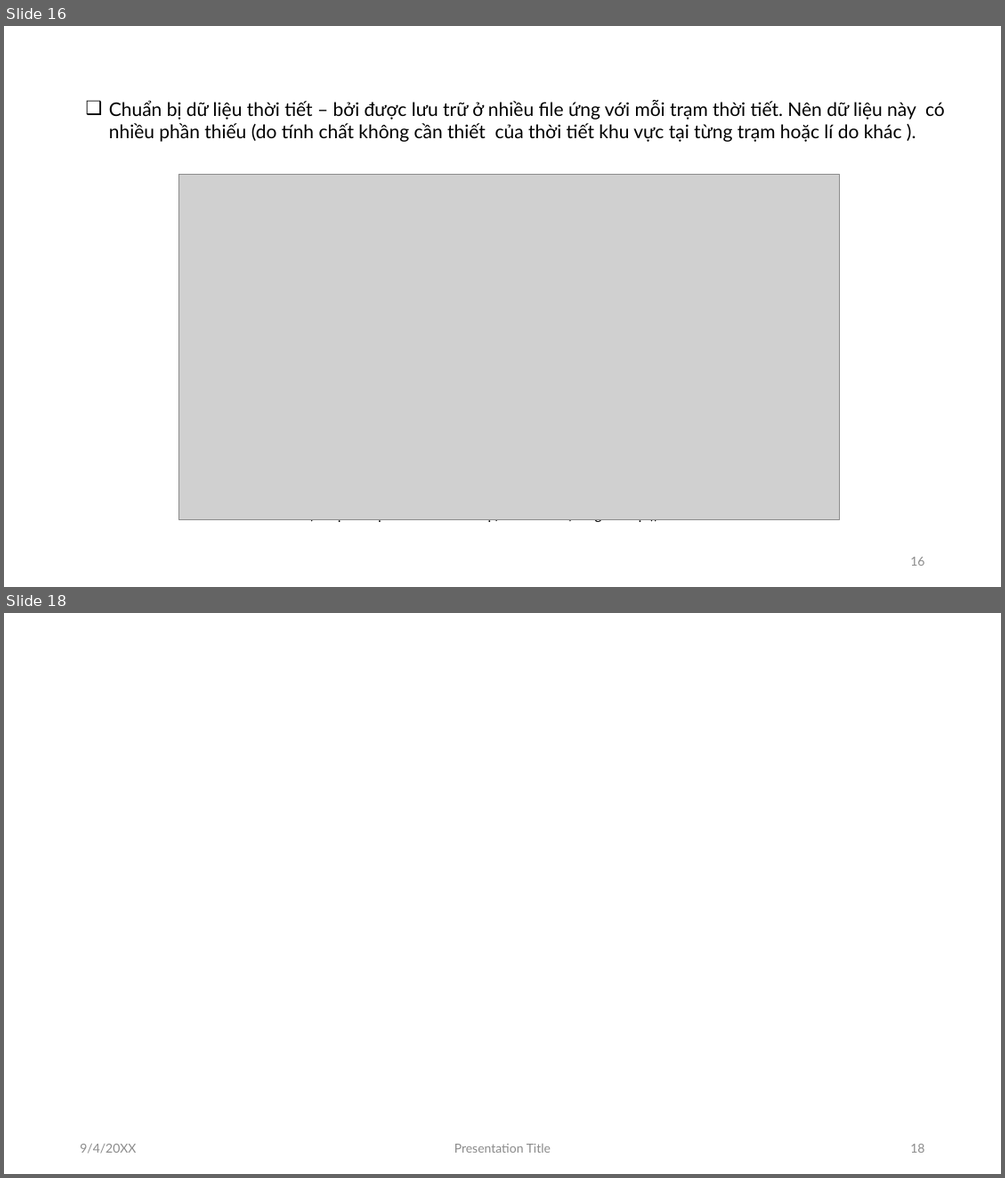
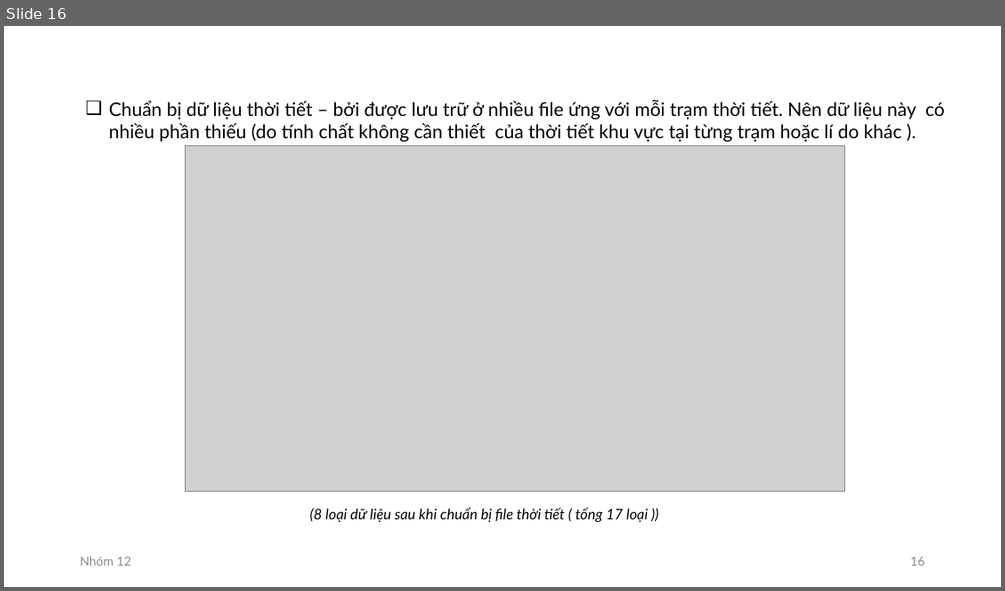
Before and after one commit to pdthuc/Project-Applied_Data_Science, a slide deck: Presentation/GIỚI THIỆU ĐỀ TÀI.pptx. Shown one above the other, each under a label of ours: slides 16 and 18 before the commit, slide 16 after it; the slides between them are not shown. The pictures are 1005x1178 and 1005x591 pixels, drawn with LibreOffice and Linux fonts; fonts in the diff are those of the drawing; grey boxes stand for pictures. Boxes give left, top, right and bottom in pixels: in the first picture for what was removed or moved away, otherwise in the second. Text is boxed around its words. In the diff, an @@ line names an element or a change of style, - is before the commit and + after.

```diff
--- a/Presentation/GIỚI THIỆU ĐỀ TÀI.pptx
+++ b/Presentation/GIỚI THIỆU ĐỀ TÀI.pptx
@@ slide 18 removed at <box>4,613,1001,1174</box>, background #FFFFFF @@
@@ text removed at <box>80,1143,136,1153</box> @@
-9/4/20XX
@@ text removed at <box>454,1143,550,1152</box> @@
-Presentation Title
@@ page number removed at <box>910,1143,924,1152</box> @@
-18
@@ slide 16 changed as well @@
@@ picture: place and size @@
-picture at <box>179,174,840,519</box>
+picture at <box>185,145,845,491</box>
@@ text added at <box>80,556,131,565</box>, 12 pt, text #8C8C8C @@
+Nhóm 12
```
Also in this commit, not shown: 11 other slides changed, 6 slides added, 5 other slides removed.
